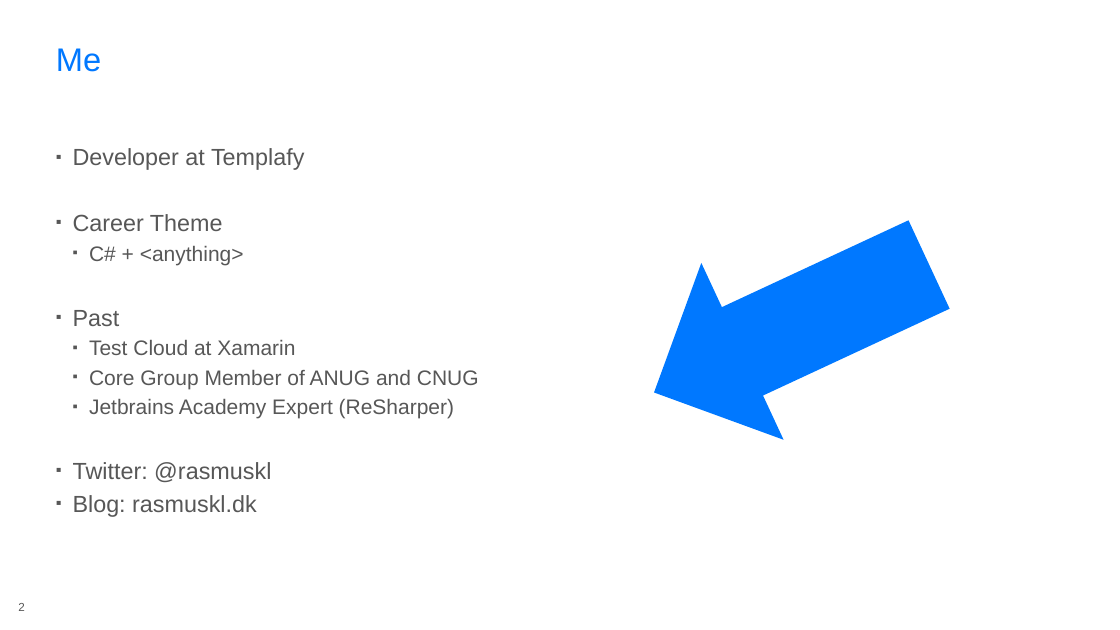
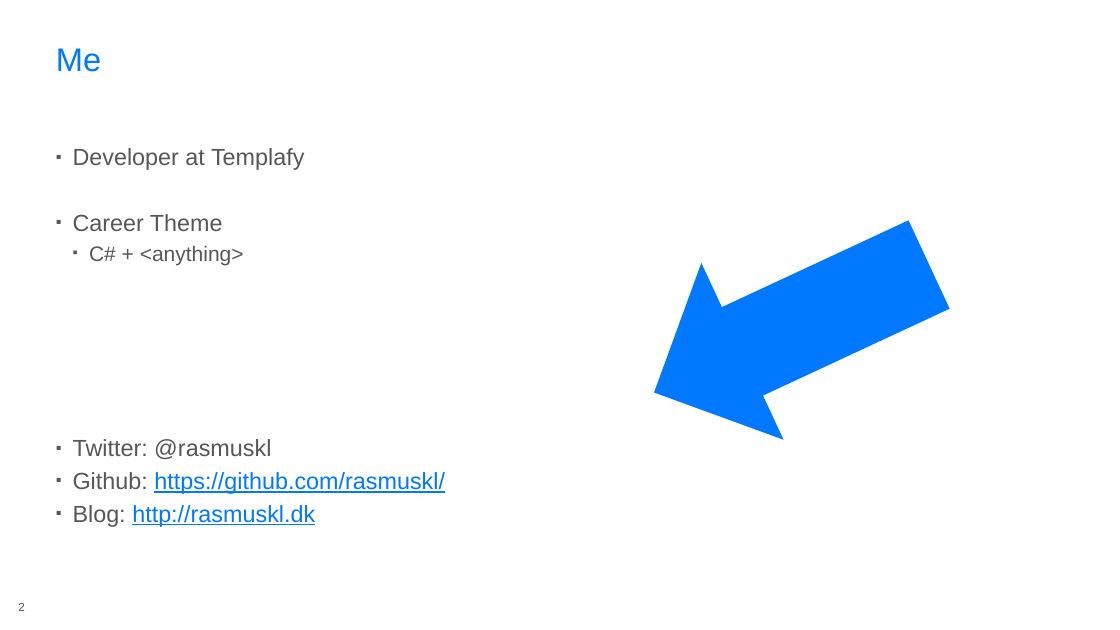
Before and after one commit to rasmuskl/react-webpack-typescript, a slide deck: slide 2 of _notes/Presentation.pptx. Drawn at 1120x630 pixels with LibreOffice and Linux fonts; fonts in the diff are those of the drawing; background and template pictures are left out. Boxes give left, top, right and bottom in pixels: in the first picture for what was removed or moved away, otherwise in the second. Text is boxed around its words. In the diff, an @@ line names an element or a change of style, - is before the commit and + after.

```diff
--- a/_notes/Presentation.pptx
+++ b/_notes/Presentation.pptx
@@ text at (73,310,479,419): paragraphs removed @@
-▪ Past
-  ▪ Test Cloud at Xamarin
-  ▪ Core Group Member of ANUG and CNUG
-  ▪ Jetbrains Academy Expert (ReSharper)
@@ text at (73,472,445,527): text changed; text colour #575757 to #0078FF @@
-▪ Blog: rasmuskl.dk
+▪ Github: https://github.com/rasmuskl/
+▪ Blog: http://rasmuskl.dk
```
Also in this commit, not shown: 2 other slides changed, 1 slide added, 2 slides removed, 1 other file.
